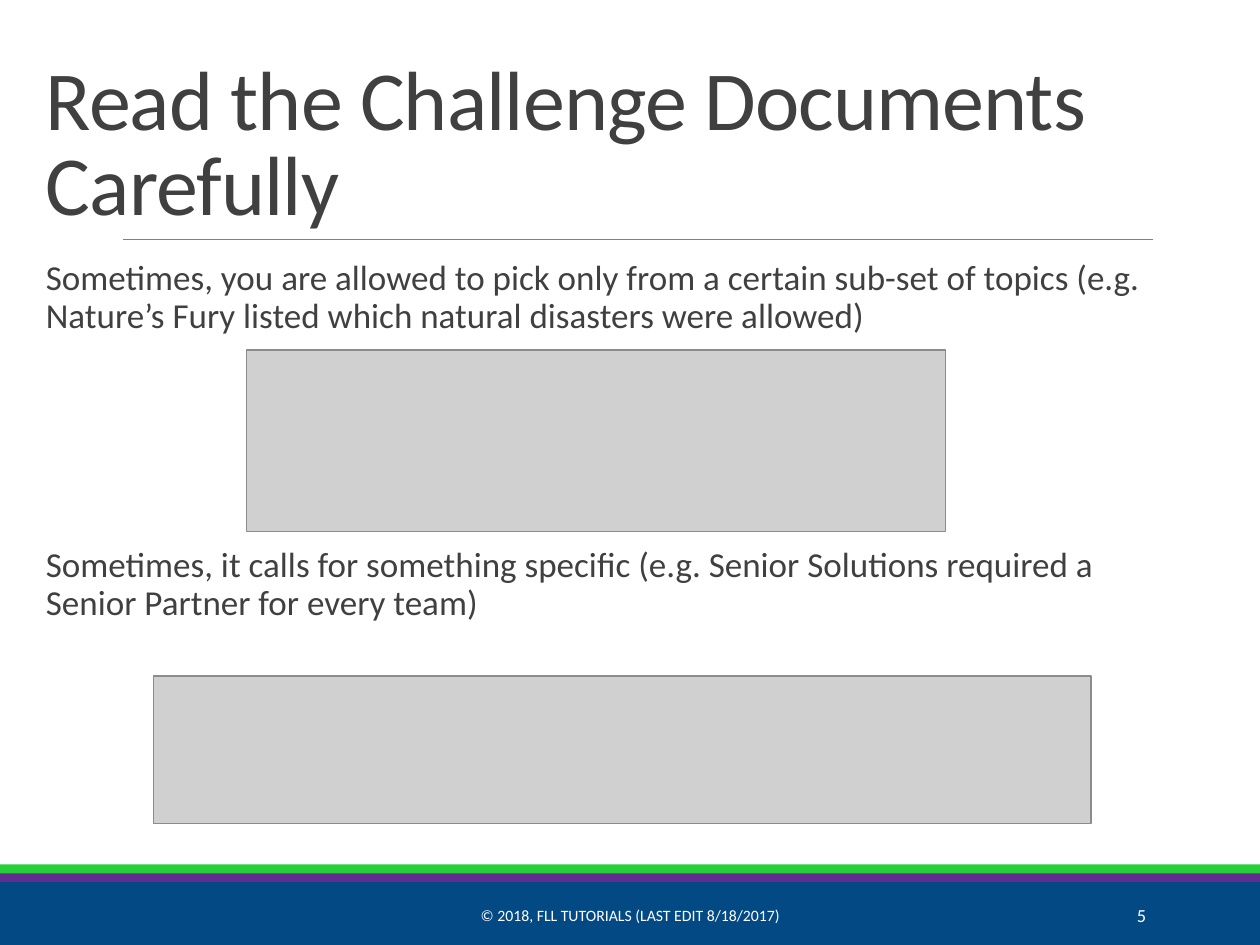
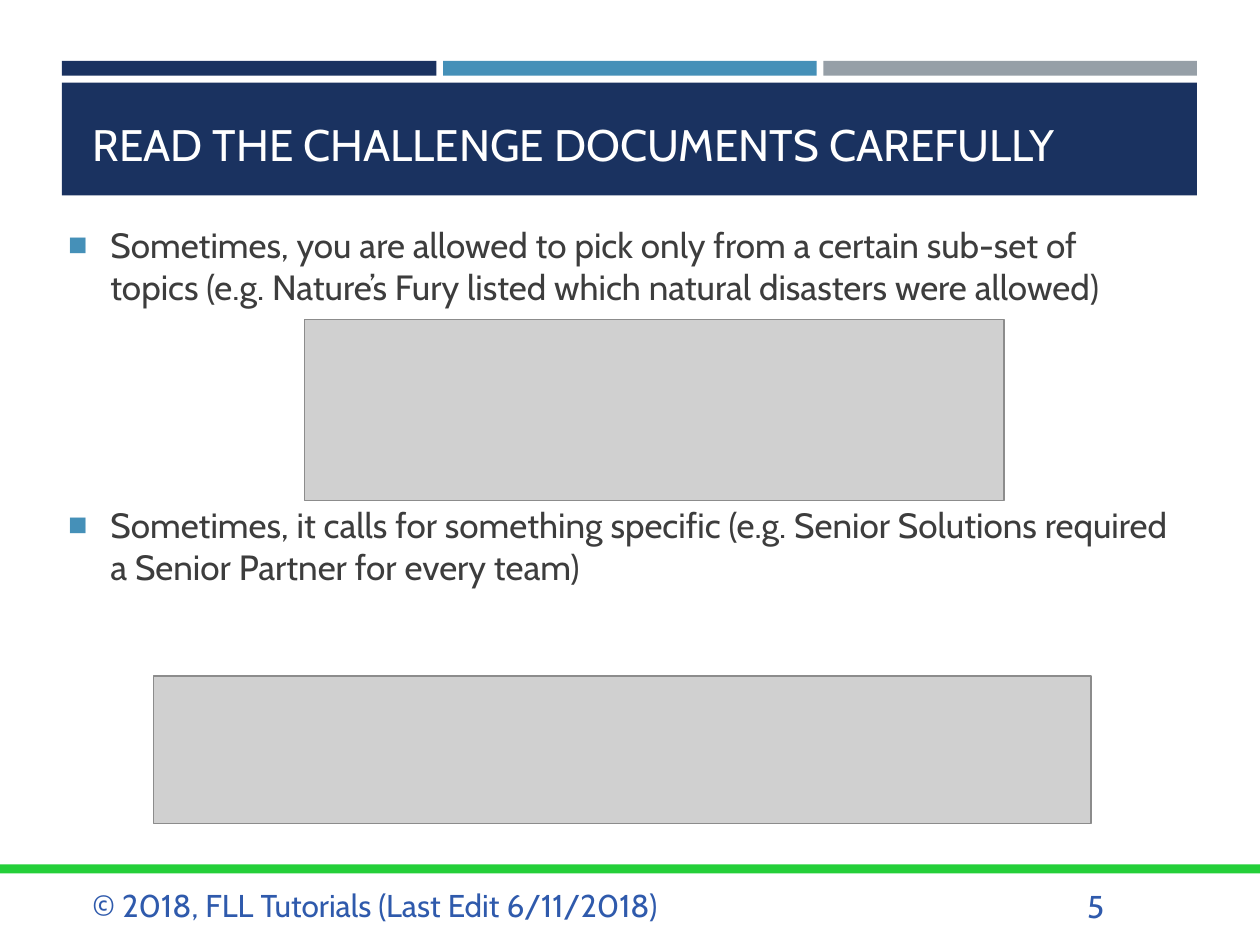
Before and after one commit to ev3lessons/FLL-Tutorials, a slide deck: slide 5 of translations/en-us/Project/Identify.pptx. Drawn at 1260x945 pixels with LibreOffice and Linux fonts; fonts in the diff are those of the drawing; grey boxes stand for pictures. Boxes give left, top, right and bottom in pixels: in the first picture for what was removed or moved away, otherwise in the second. Text is boxed around its words. In the diff, an @@ line names an element or a change of style, - is before the commit and + after.

```diff
--- a/translations/en-us/Project/Identify.pptx
+++ b/translations/en-us/Project/Identify.pptx
@@ rectangle added at [62,60,436,76], fill #1A3260 @@
@@ rectangle added at [62,83,1197,195], fill #1A3260 @@
@@ rectangle added at [444,60,816,76], fill #4590B8 @@
@@ rectangle added at [824,60,1197,76], fill #969FA7 @@
@@ title at [93,129,1054,162]: text changed; size 48 to 25.2 pt; font Calibri to Cabin; text colour #404040 to #FFFFFF @@
-Read the Challenge Documents Carefully
+READ THE CHALLENGE DOCUMENTS CAREFULLY
@@ text "Sometimes, you are allowed to ...": place and size @@
-text "Sometimes, you are allowed to ..." at [46,264,1139,621]
+text "Sometimes, you are allowed to ..." at [110,231,1167,589]
@@ text "Sometimes, you are allowed to ..." at [110,231,1167,589]: font Calibri to Cabin, text colour #404040 to #3D3D3D; bullet   to ■; line spacing 0.9 to 1; less space between paragraphs; bullet colour #E48312 to #4590B8 @@
@@ line removed from (123, 239) to (1153, 239) @@
@@ picture: place and size @@
-picture at [247,350,946,532]
+picture at [305,320,1004,501]
@@ rectangle removed at [0,882,1260,945] @@
@@ rectangle removed at [0,873,1260,882] @@
@@ text "© 2018, FLL Tutorials (Last ..." at [122,893,658,922]: vertical alignment middle to top @@
@@ text at [122,893,658,922]: text changed; size 9 to 18 pt; font Calibri to Cabin; text colour #FFFFFF to #2F5AAC @@
-© 2018, FLL TUTORIALS (LAST EDIT 8/18/2017)
+© 2018, FLL Tutorials (Last Edit 6/11/2018)
@@ page number: place and size @@
-page number at [1137,910,1146,922]
+page number at [1087,896,1104,919]
@@ page number at [1087,896,1104,919]: size 10.5 to 18 pt, font Calibri to Cabin, text colour #FFFFFF to #2F5AAC; alignment right to left; vertical alignment middle to top @@
```
Also in this commit, not shown: 8 other slides changed, 10 other files.
